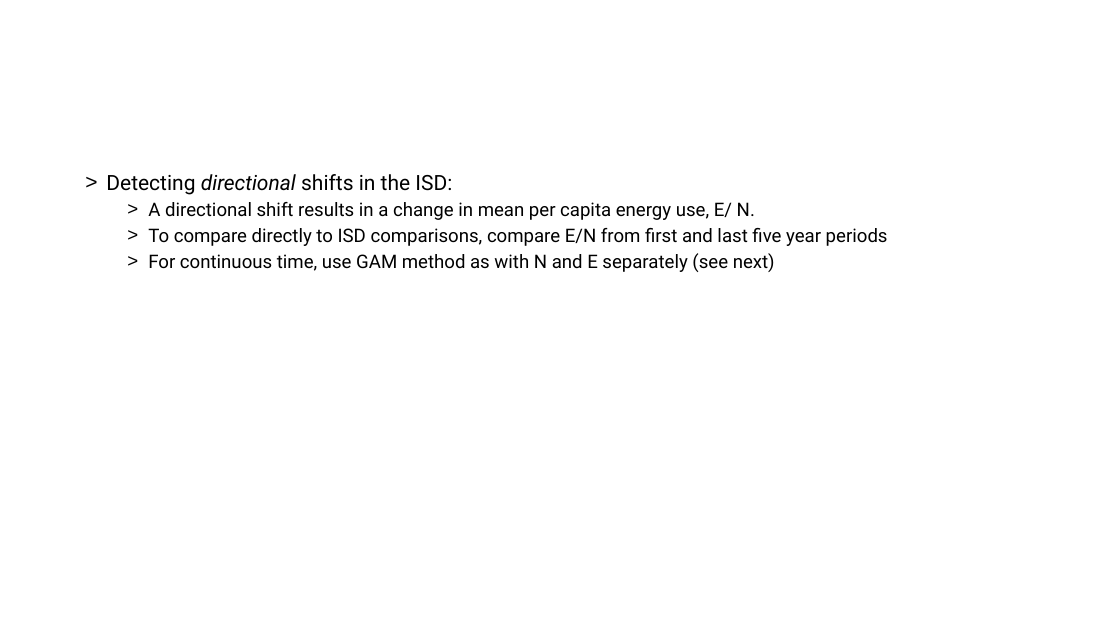
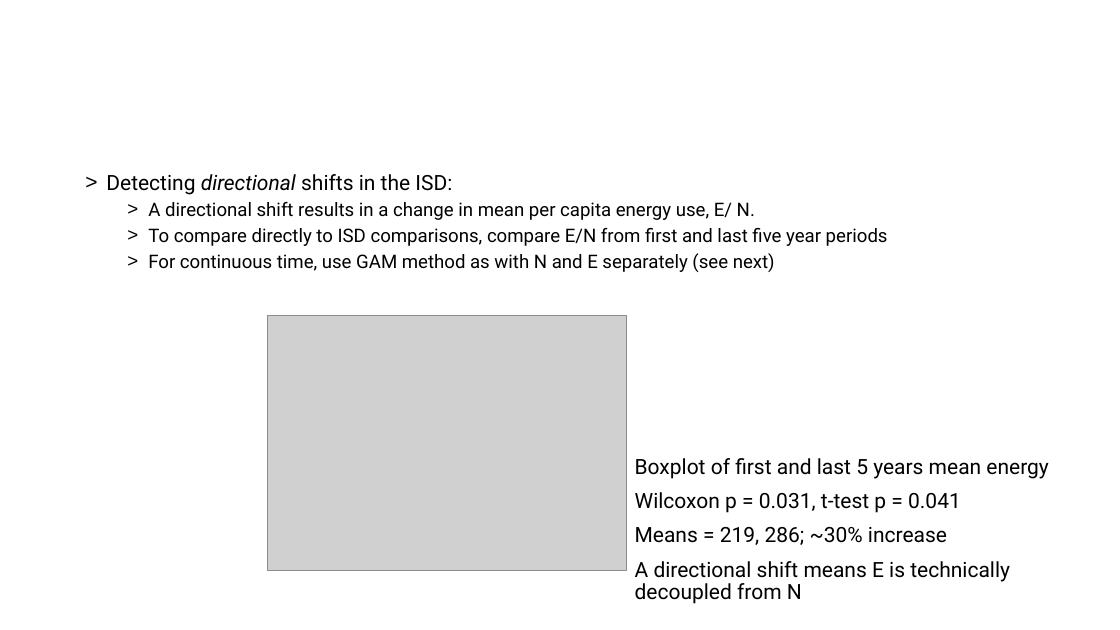
Before and after one commit to diazrenata/bbstrends, a slide deck: slide 12 of analysis/writing/Presentation2.pptx (slide 11 before the commit). Drawn at 1120x630 pixels with LibreOffice and Linux fonts; fonts in the diff are those of the drawing; grey boxes stand for pictures. Boxes give left, top, right and bottom in pixels: in the first picture for what was removed or moved away, otherwise in the second. Text is boxed around its words. In the diff, an @@ line names an element or a change of style, - is before the commit and + after.

```diff
--- a/analysis/writing/Presentation2.pptx
+++ b/analysis/writing/Presentation2.pptx
@@ picture added at [268,315,627,571] @@
@@ text added at [635,458,1048,604], 18 pt, text #000000 @@
+Boxplot of first and last 5 years mean energy
+Wilcoxon p = 0.031, t-test p = 0.041
+Means = 219, 286; ~30% increase
+A directional shift means E is technically decoupled from N
```
Also in this commit, not shown: 5 slides added, 17 other files.
